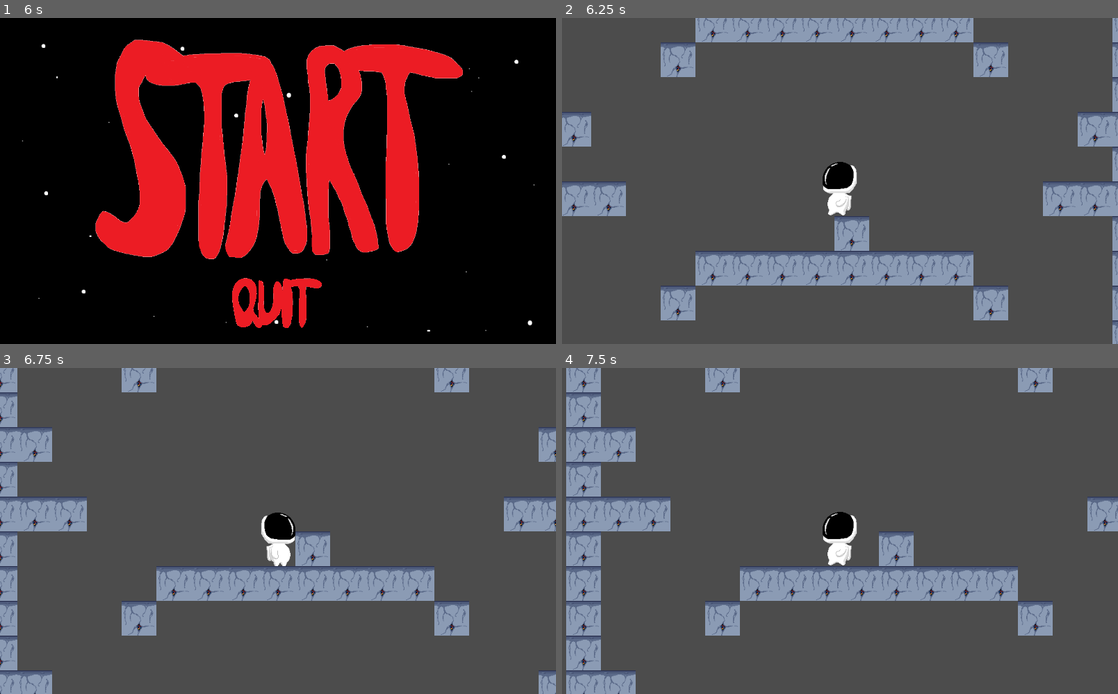
Above: before the commit, frames 1-4 (two rows, left to right).
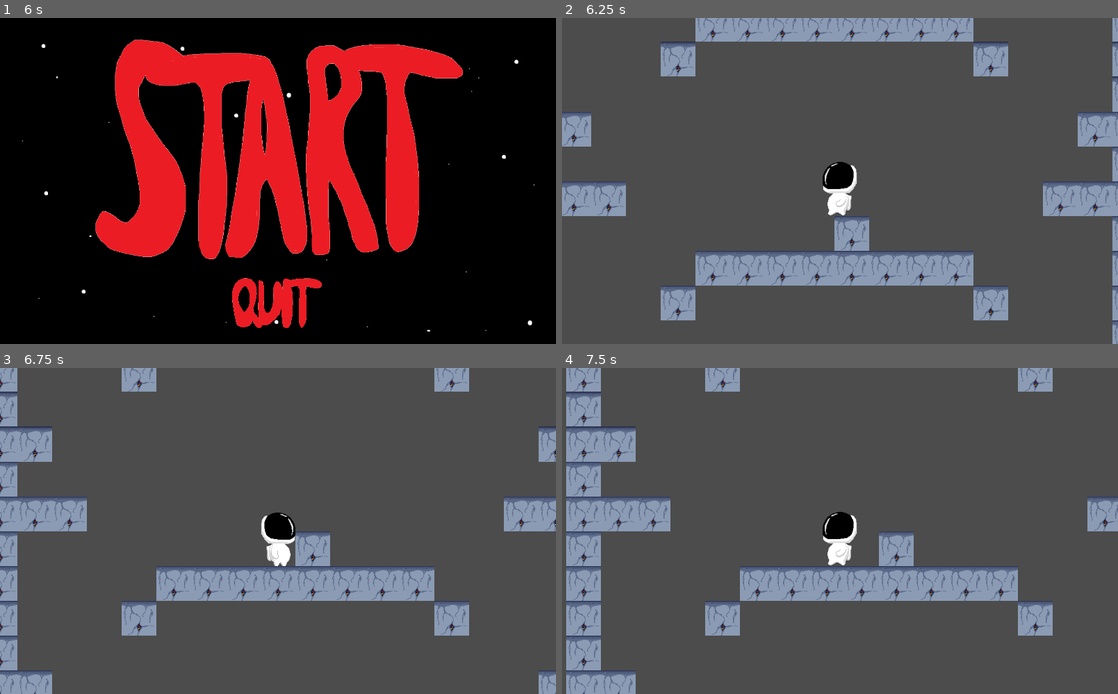
Above: after the commit, the same moments.

Repository: CM-beynon/ItCameFromSaturn
Game: Godot game, scene res://Scenes/StartMenu.tscn
The game is run twice, just before and just after one commit, with the same random seed, the same clock (stepped at 60 frames per second) and the same inputs.
Inputs (mouse positions are in pixels of both pictures, inside the frame that each line leads up to):
- Up to frame 1 (6 s): click (278, 141) at 0.5 s; click (278, 141) at 1.25 s; tap Enter (ui_accept) at 2, 2.27, 2.75, 3.02, 3.5, 4.25, 4.52, 5, 5.27, 5.75 s; hold Right (ui_right) 2.03-3.53 s; hold Left (ui_left) 3.53-4.28 s; hold Right (ui_right) 4.28-5.78 s; hold Left (ui_left) from 5.78 s (still down)
- Up to frame 2 (6.25 s): keep holding Left (ui_left); tap Enter (ui_accept) at 6.02 s
- Up to frame 3 (6.75 s): release Left (ui_left) at 6.53 s; hold Right (ui_right) from 6.53 s (still down)
- Up to frame 4 (7.5 s): release Right (ui_right) at 7.28 s; hold Left (ui_left) from 7.28 s (still down)

Frame 1 is identical in both runs. In frame 2, 0.2% of the frame differs, in the area x 17-100%, y 7-19%; in frame 3, less than 0.1%; in frame 4, less than 0.1%.

Commit message:
Fixed player collisions and added crunchy

Diff:
--- a/Scenes/Player.gd
+++ b/Scenes/Player.gd
@@ -17,8 +17,12 @@
 
 
 func _physics_process(delta):
+	print(!$CheckCeilingLeft.is_colliding(), !$CheckCeilingRight.is_colliding())
+	print(state)
 	match state:
 		States.FLOOR:
+			$CollisionShape2D.scale.y = 1.5
+			$CollisionShape2D.position.y = 16
 			if velocity.length() > 1 and !active_animation:
 				_animation_player.play("Walk")
 			elif !active_animation:
@@ -35,6 +39,7 @@
 				state = States.AIR
 			if Input.is_action_pressed("ui_down"):
 				animate("Crouch")
+				$Crunchy.play()
 				state = States.CROUCH
 
 		States.AIR:
@@ -48,6 +53,8 @@
 				state = States.CROUCH
 
 		States.CROUCH:
+			$CollisionShape2D.scale.y = 1
+			$CollisionShape2D.position.y = 32
 			if velocity.length() > 1 and !active_animation:
 				$AnimationPlayer.play("CrouchWalk")
 			elif !active_animation:
--- a/Scenes/Player.tscn
+++ b/Scenes/Player.tscn
@@ -1,10 +1,11 @@
-[gd_scene load_steps=11 format=2]
+[gd_scene load_steps=12 format=2]
 
 [ext_resource path="res://ASSETS/Sprites/PlayerSpriteSaturn-Sheet.png" type="Texture" id=1]
 [ext_resource path="res://Scenes/Player.gd" type="Script" id=2]
+[ext_resource path="res://ASSETS/Audio/Crunchy.wav" type="AudioStream" id=3]
 
 [sub_resource type="RectangleShape2D" id=1]
-extents = Vector2( 32, 48.0579 )
+extents = Vector2( 32, 32 )
 
 [sub_resource type="Animation" id=5]
 resource_name = "Crouch"
@@ -124,20 +125,20 @@
 hframes = 8
 
 [node name="CollisionShape2D" type="CollisionShape2D" parent="."]
-position = Vector2( 0, 16.0579 )
+position = Vector2( 0, 32 )
 shape = SubResource( 1 )
 
 [node name="CheckCeilingLeft" type="RayCast2D" parent="."]
-position = Vector2( 32, -32 )
+position = Vector2( 24, 0 )
 rotation = 3.14159
 enabled = true
-cast_to = Vector2( 0, 3 )
+cast_to = Vector2( 0, 10 )
 
 [node name="CheckCeilingRight" type="RayCast2D" parent="."]
-position = Vector2( -32, -32 )
+position = Vector2( -24, 0 )
 rotation = 3.14159
 enabled = true
-cast_to = Vector2( 0, 3 )
+cast_to = Vector2( 0, 10 )
 
 [node name="AnimationPlayer" type="AnimationPlayer" parent="."]
 anims/Crouch = SubResource( 5 )
@@ -148,4 +149,7 @@
 anims/Stand = SubResource( 6 )
 anims/Walk = SubResource( 3 )
 
+[node name="Crunchy" type="AudioStreamPlayer2D" parent="."]
+stream = ExtResource( 3 )
+
 [connection signal="animation_finished" from="AnimationPlayer" to="." method="_on_AnimationPlayer_animation_finished"]
Not shown, added: ASSETS/Audio/Crunchy.wav
